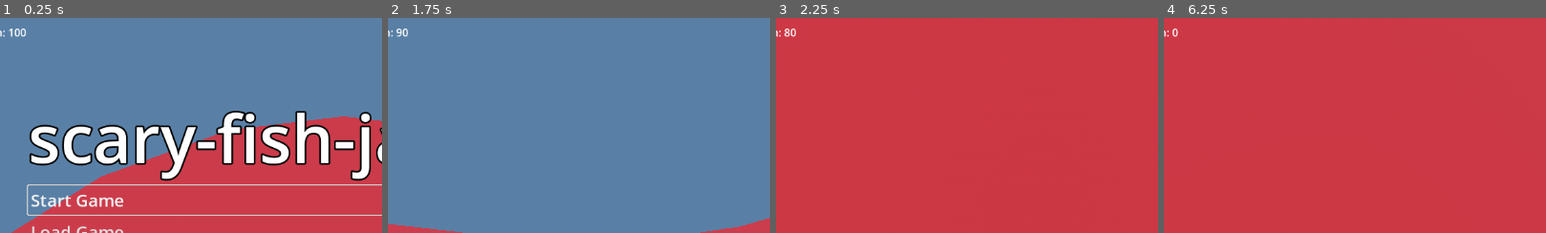
Above: before the commit, frames 1-4 (left to right).
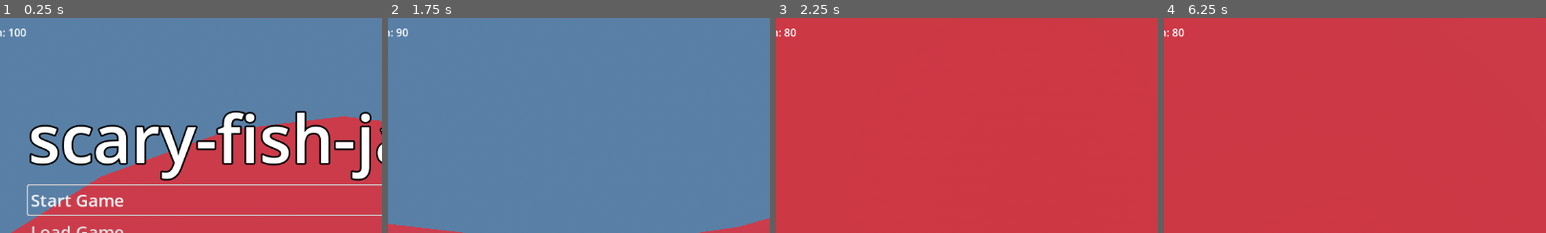
Above: after the commit, the same moments.

Repository: onebit-aidan-kris/scary-fish-jam
Game: Godot game, scene res://scenes/levels/fishing/fishing_level.tscn
Same seed, same stepped clock (60 frames per second), same inputs: the game is played once before the commit and once after it. This scene is started directly instead of the project's main scene.
Inputs (mouse positions are % of the whole screen's width and height, from its top left):
- Up to frame 1 (0.25 s): no input
- Up to frame 2 (1.75 s): click "Start Game" at 0.5 s; move the mouse to (55, 50) at 1.27 s; hold W (move_forward) from 1.28 s (still down); hold Ctrl (crouch) from 1.28 s (still down); tap Space (jump) at 1.52 s
- Up to frame 3 (2.25 s): keep holding W (move_forward); move the mouse to (45, 50) at 2.02 s; release Ctrl (crouch) at 2.03 s; tap E (interact) at 2.1 s
- Up to frame 4 (6.25 s): keep holding W (move_forward); tap Space (jump) at 2.27, 3.77, 4.52, 5.27 s; move the mouse to (52, 48) at 2.77 s; hold Shift (sprint) 2.78-3.53 s; move the mouse to (49, 52) at 3.52 s; tap Ctrl (crouch) at 3.6 s; move the mouse to (57, 51) at 4.27 s; tap E (interact) at 4.35 s; move the mouse to (42, 49) at 5.02 s; tap Shift (sprint) at 5.1 s; move the mouse to (51, 50) at 5.77 s; hold Ctrl (crouch) from 5.78 s (still down)
The pictures show only the part of the screen within x 5-55%, y 0-50%; the shares and areas given below are measured in that part.

Frames 1-3 are identical in both runs. In frame 4, less than 0.1% of the frame differs, in the area x 2-6%, y 4-9%.

Commit message:
Added default behavior policy for fish

Diff:
--- a/project/scenes/levels/fishing/fish.gd
+++ b/project/scenes/levels/fishing/fish.gd
@@ -1,3 +1,4 @@
+class_name FishEntity
 extends CharacterBody3D
 
 enum State {PATROLLING, FOLLOWING}
@@ -7,10 +8,12 @@
 @export var chase_speed := 5.0
 @export var attackable: Node = null
 @export var player_detectable: Node = null
+@export var behavior_policy: Node = null # AttackPolicy subclass
 
 
 @onready var nav_agent: NavigationAgent3D = $NavigationAgent3D
 @onready var patrol_behavior: Node = $PatrolBehavior
+
 
 var child_mesh: MeshInstance3D
 var highlight_circle: MeshInstance3D
@@ -27,35 +30,20 @@
 
 	attackable = util.load_export_or_related_node(self , &"Attackable", attackable, false) as Node
 	player_detectable = util.load_export_or_related_node(self , &"PlayerDetectable", player_detectable, false) as Node
+	behavior_policy = util.load_export_or_absolute_node(self , &"BehaviorPolicy", behavior_policy) as BehaviorPolicy
+	print("behavior policy is: ", behavior_policy)
+	if not behavior_policy:
+		return
 
 
 func _physics_process(_delta: float) -> void:
-	var speed := swim_speed
-
-
-	#
-	# TODO: Figure out how to compose this behavior by fish type.
-	#
+	if not behavior_policy:
+		return
 
 	if state == State.FOLLOWING and target_player:
-		nav_agent.target_position = target_player.global_position
-		speed = chase_speed
-
-	var next_pos := nav_agent.get_next_path_position()
-	var direction := (next_pos - global_position).normalized()
-
-	# override Y to swim toward the player's actual depth if detected
-	if state == State.FOLLOWING and target_player:
-		var to_player := (target_player.global_position - global_position).normalized()
-		direction = direction.lerp(to_player, 0.5).normalized()
-
-	velocity = direction * speed
-
-	if velocity.length_squared() > 0.001:
-		var target_pos := global_position + velocity.normalized()
-		look_at(target_pos, Vector3.UP)
-
-	var _collided := move_and_slide()
+		behavior_policy.while_player_being_followed(self )
+	else:
+		behavior_policy.while_player_not_being_followed(self )
 
 
 func _process(_delta: float) -> void:
--- a/project/scenes/levels/fishing/fishing_level.tscn
+++ b/project/scenes/levels/fishing/fishing_level.tscn
@@ -13,6 +13,7 @@
 [ext_resource type="Script" uid="uid://comou8l10poef" path="res://scripts/components/fish/attackable.gd" id="12_attack"]
 [ext_resource type="Script" uid="uid://bba01x3j11oyw" path="res://scripts/components/fish/player_detectable.gd" id="12_hdgy8"]
 [ext_resource type="PackedScene" path="res://scenes/levels/fishing/hud.tscn" id="13_hud"]
+[ext_resource type="Script" uid="uid://clcjf1cfg352o" path="res://scripts/interfaces/fish/behavior_policy.gd" id="14_jaywq"]
 
 [sub_resource type="ProceduralSkyMaterial" id="ProceduralSkyMaterial_fish"]
 sky_top_color = Color(0.35, 0.6, 0.85, 1)
@@ -200,8 +201,6 @@
 transform = Transform3D(1, 0, 0, 0, 1, 0, 0, 0, 1, -10, -4, -20)
 script = ExtResource("6_1ewjx")
 patrol_path = NodePath("../PatrolPath1")
-swim_speed = null
-chase_speed = null
 
 [node name="NavigationAgent3D" type="NavigationAgent3D" parent="Fish1" unique_id=329993256]
 
@@ -219,8 +218,6 @@
 transform = Transform3D(1, 0, 0, 0, 1, 0, 0, 0, 1, 15, -4, 5)
 script = ExtResource("6_1ewjx")
 patrol_path = NodePath("../PatrolPath2")
-swim_speed = null
-chase_speed = null
 
 [node name="NavigationAgent3D" type="NavigationAgent3D" parent="Fish2" unique_id=510881228]
 
@@ -238,8 +235,6 @@
 transform = Transform3D(1, 0, 0, 0, 1, 0, 0, 0, 1, -20, -4, 5)
 script = ExtResource("6_1ewjx")
 patrol_path = NodePath("../PatrolPath3")
-swim_speed = null
-chase_speed = null
 
 [node name="NavigationAgent3D" type="NavigationAgent3D" parent="Fish3" unique_id=1179597226]
 
@@ -277,8 +272,6 @@
 transform = Transform3D(1, 0, 0, 0, 1, 0, 0, 0, 1, 0, -4, -10)
 script = ExtResource("6_1ewjx")
 patrol_path = NodePath("../DangerPatrolPath")
-swim_speed = null
-chase_speed = null
 
 [node name="NavigationAgent3D" type="NavigationAgent3D" parent="Dangerfish" unique_id=1823798467]
 
@@ -311,3 +304,6 @@
 script = ExtResource("12_hdgy8")
 
 [node name="HUD" parent="." unique_id=381760315 instance=ExtResource("13_hud")]
+
+[node name="BehaviorPolicy" type="Node" parent="." unique_id=1769684507]
+script = ExtResource("14_jaywq")
--- a/project/scripts/components/fish/attackable.gd
+++ b/project/scripts/components/fish/attackable.gd
@@ -62,6 +62,7 @@
 func _on_hitbox_body_exited(body: Node3D) -> void:
 	if body.is_in_group("player"):
 		_on_player_exited(body)
+		stop_attacking()
 
 
 func start_attacking(body: Node3D) -> void:
--- /dev/null
+++ b/project/scripts/interfaces/fish/behavior_policy.gd
@@ -0,0 +1,51 @@
+## Base class for fish behavior strategies. Subclass this and override the
+## virtual methods to define how a specific entity reacts to player proximity.
+## Appears as "BehaviorPolicy" in the Add Node dialog.
+class_name BehaviorPolicy
+extends Node
+
+
+func on_player_enter_attack_range(_entity: Node3D) -> void:
+	push_error(get_script().resource_path + ": on_player_enter_attack_range() not implemented")
+
+
+func on_player_exit_attack_range(_entity: Node3D) -> void:
+	push_error(get_script().resource_path + ": on_player_exit_attack_range() not implemented")
+
+
+func on_player_enter_perception_range(_entity: Node3D) -> void:
+	push_error(get_script().resource_path + ": on_player_enter_perception_range() not implemented")
+
+
+func on_player_leave_perception_range(_entity: Node3D) -> void:
+	push_error(get_script().resource_path + ": on_player_leave_perception_range() not implemented")
+
+func while_player_being_followed(entity: Node3D) -> void:
+	var node := entity as CharacterBody3D
+	node.nav_agent.target_position = node.target_player.global_position
+
+	var next_pos: Vector3 = node.nav_agent.get_next_path_position()
+	var direction: Vector3 = (next_pos - node.global_position).normalized()
+
+	var to_player: Vector3 = (node.target_player.global_position - node.global_position).normalized()
+	direction = direction.lerp(to_player, 0.5).normalized()
+
+	node.velocity = direction * node.chase_speed
+
+	if node.velocity.length_squared() > 0.001:
+		node.look_at(node.global_position + node.velocity.normalized(), Vector3.UP)
+
+	var _collided := node.move_and_slide()
+
+
+func while_player_not_being_followed(entity: Node3D) -> void:
+	var node := entity as CharacterBody3D
+	var next_pos: Vector3 = node.nav_agent.get_next_path_position()
+	var direction: Vector3 = (next_pos - node.global_position).normalized()
+
+	node.velocity = direction * node.swim_speed
+
+	if node.velocity.length_squared() > 0.001:
+		node.look_at(node.global_position + node.velocity.normalized(), Vector3.UP)
+
+	var _collided := node.move_and_slide()
--- a/project/scripts/util/util.gd
+++ b/project/scripts/util/util.gd
@@ -187,3 +187,21 @@
 	if show_error:
 		push_error("util: load_export_or_related_node: '%s' not found relative to '%s'" % [fallback_name, node.name])
 	return null
+
+## Resolves a node reference with fallback search order:
+## 1. If `current_value` is already set (non-null), returns it as-is
+## 2. Searches children of `node` matching `fallback_name`
+## 3. Searches the entire scene tree for the first node named `fallback_name`
+## Returns null and logs an error if not found anywhere.
+static func load_export_or_absolute_node(node: Node, fallback_name: StringName, current_value: Node = null, show_error: bool = true) -> Node:
+	if current_value:
+		return current_value
+	var result: Node = node.get_node_or_null(NodePath(fallback_name))
+	if result:
+		return result
+	result = node.get_tree().root.find_child(fallback_name, true, false)
+	if result:
+		return result
+	if show_error:
+		push_error("util: load_export_or_absolute_node: '%s' not found relative to or anywhere in tree from '%s'" % [fallback_name, node.name])
+	return null
Not shown, added: project/scripts/interfaces/fish/behavior_policy.gd.uid
